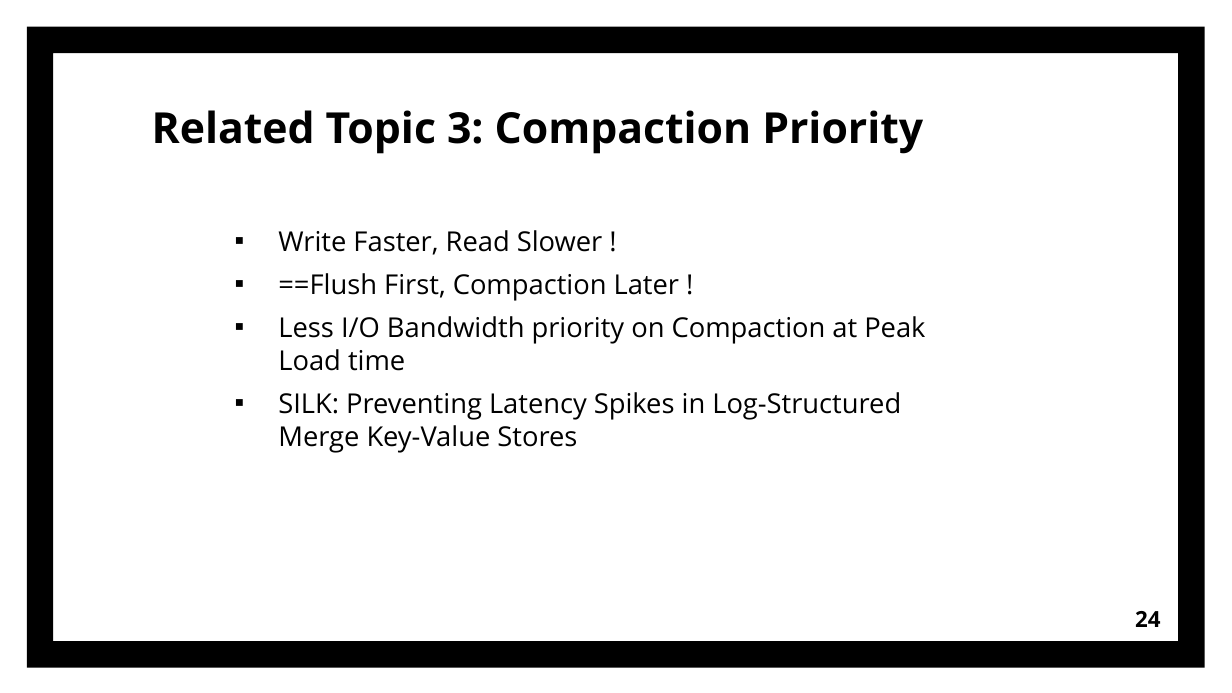
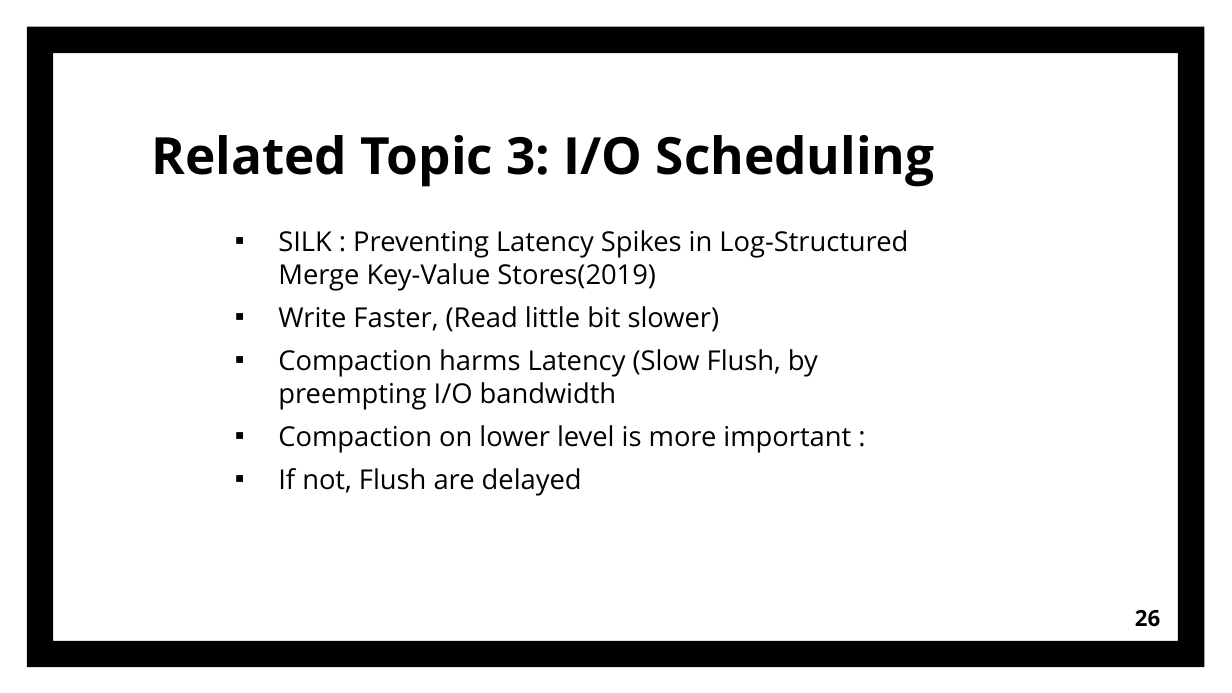
Before and after one commit to sg20180546/Presentation, a slide deck: slide 26 of Introduction_of_KV.pptx (slide 24 before the commit). Drawn at 1232x693 pixels with LibreOffice and Linux fonts; fonts in the diff are those of the drawing. Boxes give left, top, right and bottom in pixels: in the first picture for what was removed or moved away, otherwise in the second. Text is boxed around its words. In the diff, an @@ line names an element or a change of style, - is before the commit and + after.

Commit message:
silk add

```diff
--- a/Introduction_of_KV.pptx
+++ b/Introduction_of_KV.pptx
@@ text at <box>152,135,935,187</box>: text changed; size 25 to 30 pt @@
-Related Topic 3: Compaction Priority
+Related Topic 3: I/O Scheduling
@@ text at <box>278,230,908,496</box>: text changed @@
-▪ Write Faster, Read Slower !
-▪ ==Flush First, Compaction Later !
-▪ Less I/O Bandwidth priority on Compaction at Peak Load time
-▪ SILK: Preventing Latency Spikes in Log-Structured Merge Key-Value Stores
+▪ SILK : Preventing Latency Spikes in Log-Structured Merge Key-Value Stores(2019)
+▪ Write Faster, (Read little bit slower)
+▪ Compaction harms Latency (Slow Flush, by preempting I/O bandwidth
+▪ Compaction on lower level is more important :
+▪ If not, Flush are delayed
@@ page number at <box>1135,610,1160,627</box>: text changed @@
-24
+26
```
Also in this commit, not shown: 15 other slides changed, 9 slides added.
